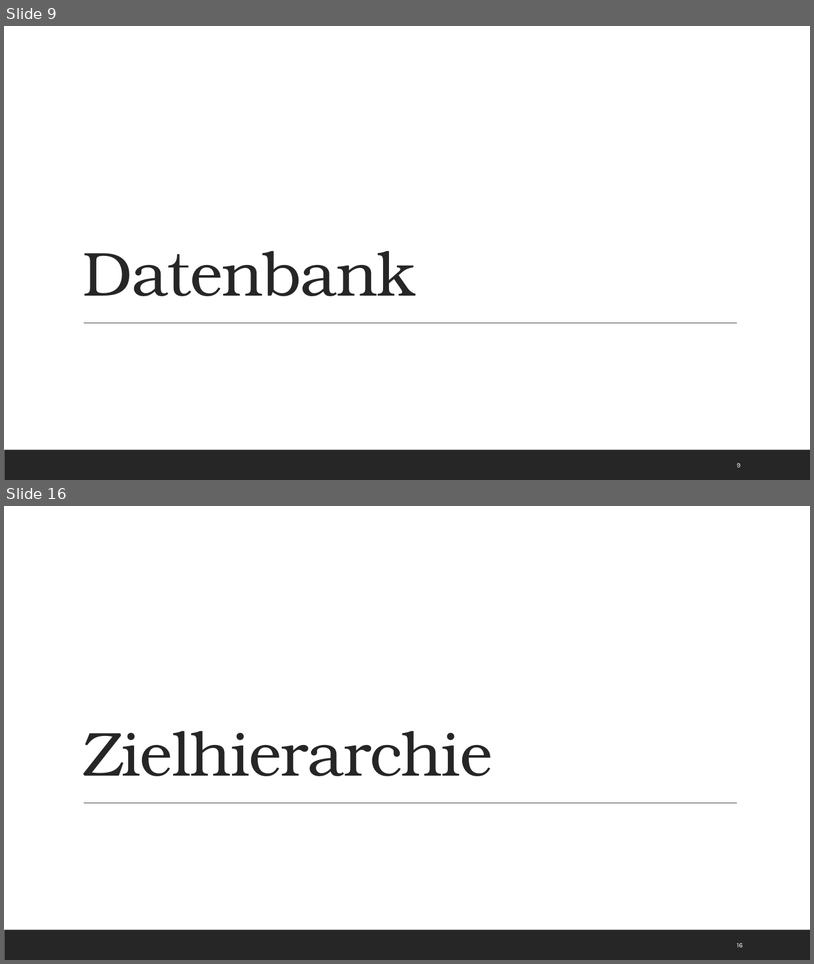
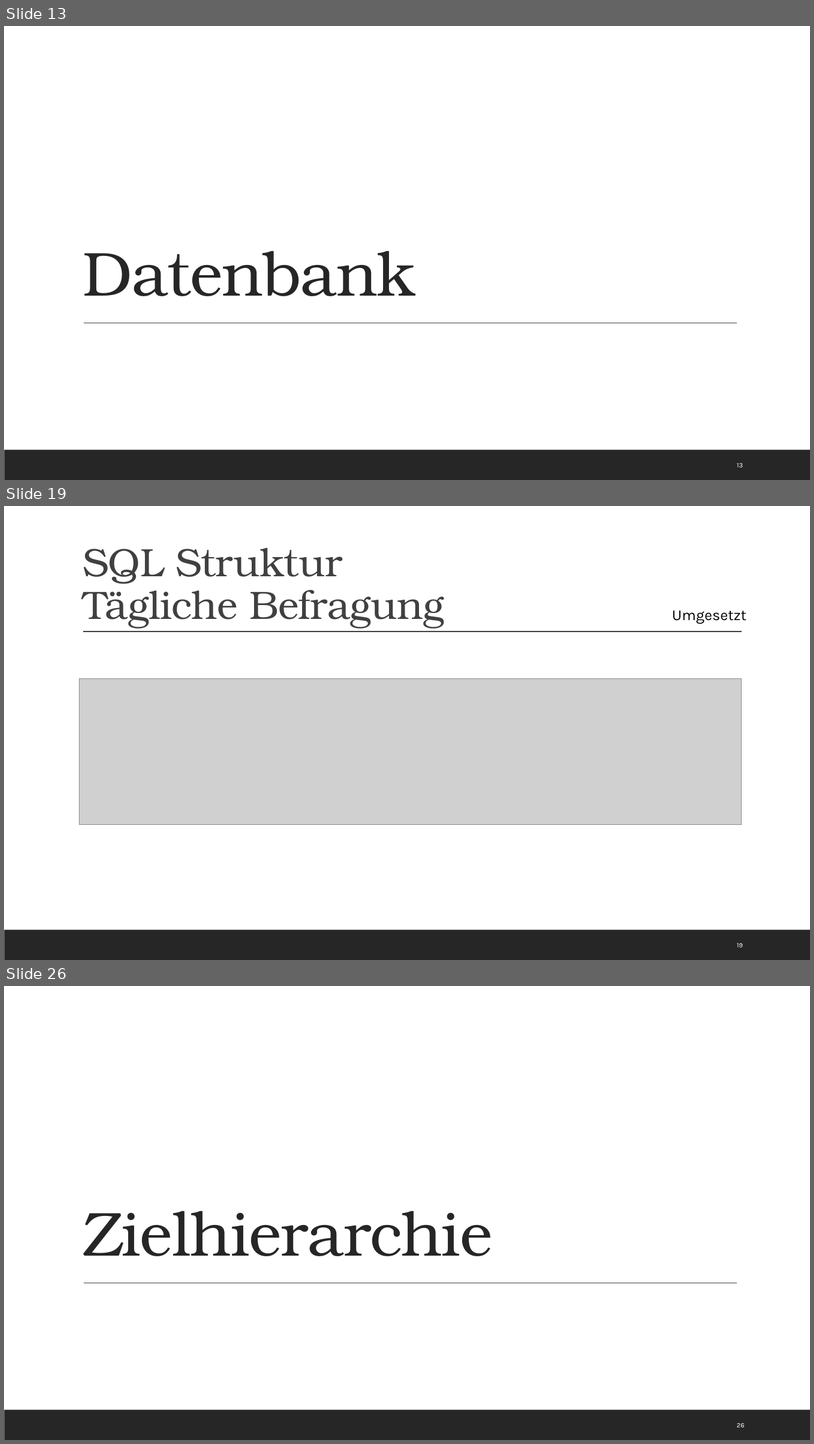
Before and after one commit to Kplacken/EPWS2020SerttasPlackenhohn, a slide deck: Audits/Audit 4/WS2020_SerttasPlackenhohn_Audit4.pptx. Shown one above the other, each under a label of ours: slides 9 and 16 before the commit, slides 13, 19 and 26 after it; the slides between them are not shown. The pictures are 814x964 and 814x1444 pixels, drawn with LibreOffice and Linux fonts; fonts in the diff are those of the drawing; grey boxes stand for pictures. Boxes give left, top, right and bottom in pixels: in the first picture for what was removed or moved away, otherwise in the second. Text is boxed around its words. In the diff, an @@ line names an element or a change of style, - is before the commit and + after.

```diff
--- a/Audits/Audit 4/WS2020_SerttasPlackenhohn_Audit4.pptx
+++ b/Audits/Audit 4/WS2020_SerttasPlackenhohn_Audit4.pptx
@@ slide 19 added at bbox=[4, 506, 810, 960], background #FFFFFF; not listed: 1 template element that a slide beside it also shows @@
@@ title added at bbox=[83, 548, 444, 628], 47 pt, text #404040 @@
+SQL Struktur
+Tägliche Befragung
@@ text added at bbox=[672, 610, 747, 624], 18 pt, text #000000 @@
+Umgesetzt
@@ line added from (83, 632) to (743, 632), #404040 1 pt @@
@@ picture added at bbox=[79, 678, 742, 824] @@
@@ page number added at bbox=[737, 943, 743, 947], 8 pt, text #FFFFFF @@
+19
@@ what was slide 9 is now slide 13 @@
@@ page number at bbox=[737, 463, 743, 467]: text changed @@
-9
+13
@@ what was slide 16 is now slide 26 @@
@@ page number at bbox=[737, 1423, 745, 1427]: text changed @@
-16
+26
```
Also in this commit, not shown: 7 slides changed, 9 other slides added, 6 other files.
